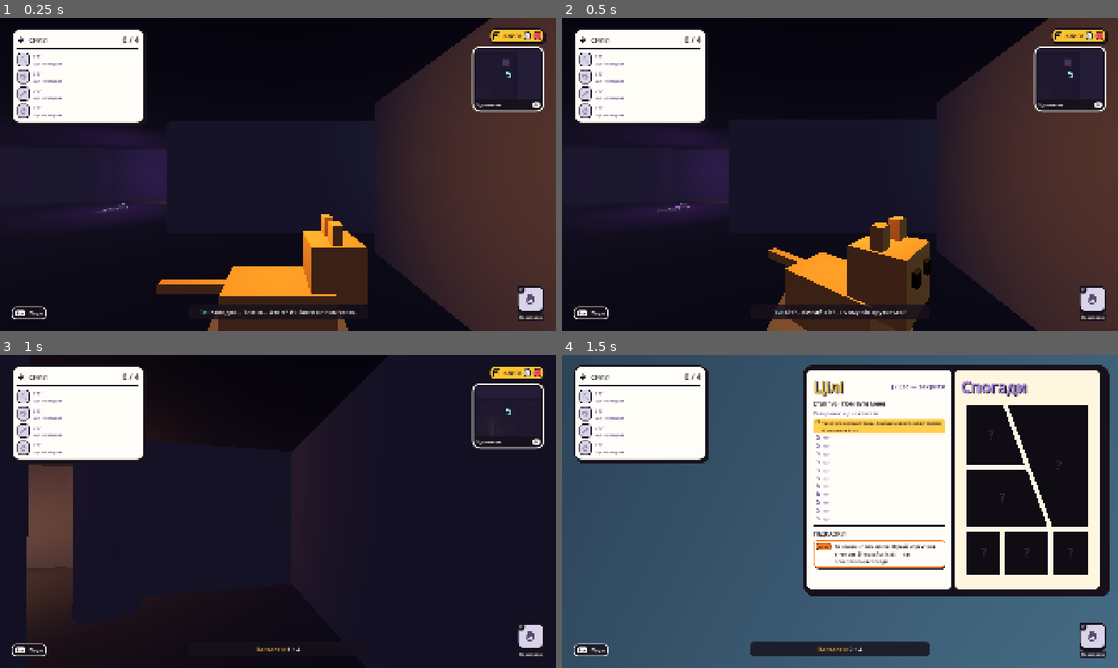
Above: before the commit, frames 1-4 (two rows, left to right).
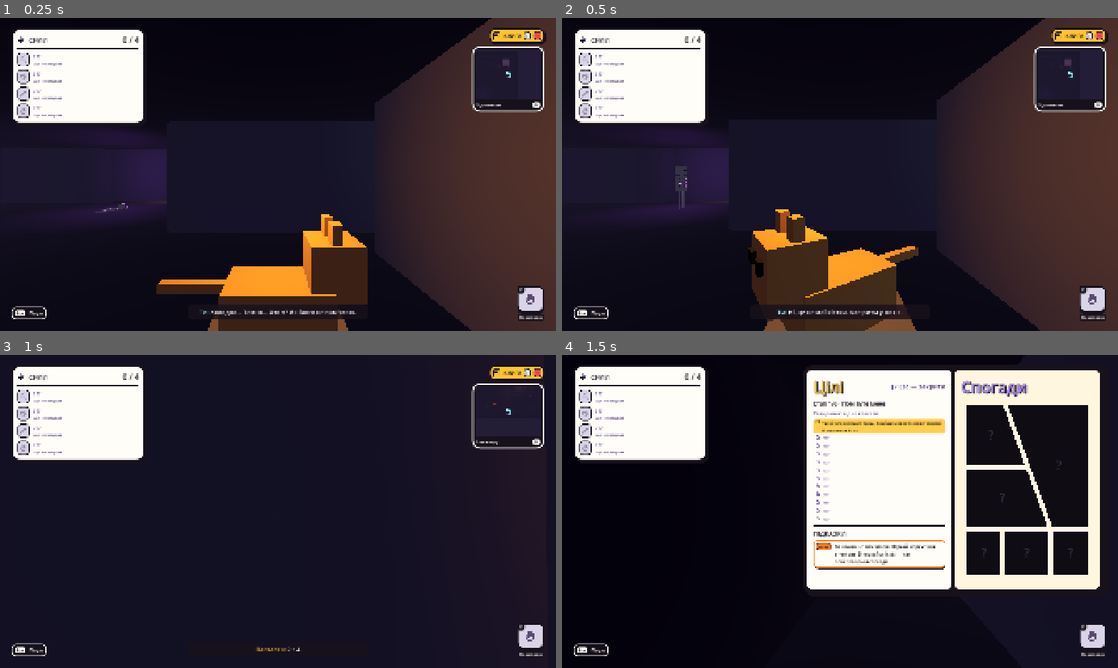
Above: after the commit, the same moments.

Repository: soulvad/halloween-game
Game: Godot game, scene res://tests/eggs_test.tscn
Two runs of this game, one before a commit and one after it. Both use one fixed random seed, a clock stepped at 60 frames per second and the inputs below. This scene is started directly instead of the project's main scene.
Inputs (mouse positions are in pixels of both pictures, inside the frame that each line leads up to):
- Up to frame 1 (0.25 s): no input
- Up to frame 2 (0.5 s): no input
- Up to frame 3 (1 s): tap Enter at 0.5 s; move the mouse to (305, 511) at 0.52 s; hold W (move_forward) from 0.53 s (still down); hold E (interact) from 0.53 s (still down); click (305, 511) at 0.67 s; tap Space at 0.77 s
- Up to frame 4 (1.5 s): keep holding W (move_forward); move the mouse to (812, 511) at 1.27 s; release E (interact) at 1.28 s; tap J (journal) at 1.35 s

Frame 1 is identical in both runs. In frame 2, 6.3% of the frame differs, in the area x 17-88%, y 0-100%; in frame 3, 4.0%; in frame 4, 50%, in the area x 0-100%, y 0-100%.

Commit message:
Easter eggs: real cat and skeleton sounds, 5 s dance
Co-Authored-By: Claude Opus 5.5 <noreply@anthropic.com>

Diff:
--- a/scripts/easter_eggs.gd
+++ b/scripts/easter_eggs.gd
@@ -18,7 +18,7 @@
 const CAT_SPIN := 7.0
 const CAT_DELAY := 2.0  ## seconds from E until the cat starts spinning
 const CAT_TOP := 0.8  ## the pedestal's height
-const DANCE_TIME := 18.0
+const DANCE_TIME := 5.0  ## the length of audio/eggs/skeleton.ogg
 const ROUTE: Array[Vector3] = [Vector3(0, 0, -2), Vector3(0, 0, 1.1), Vector3(-4, 0, 0.9), Vector3(-8.2, 0, 0.9), Vector3(-10, 0, 0.9)]
 const RAT_SPEED := 5.5
 const RAT_SCARE := 3.0
--- a/scripts/egg_audio.gd
+++ b/scripts/egg_audio.gd
@@ -3,7 +3,7 @@
 
 const RATE := 22050
 const DIR := "res://audio/eggs/"
-const LOOPED := ["skeleton"]  ## the cat's track plays once: it spins for exactly as long
+const LOOPED := []  ## every track plays once: the cat spins and the skeleton dances for its length
 const REST := 0.0
 ## Original tune, not any existing song: [Hz, beats]. A minor march for the dancing skeleton.
 const TUNE := [[440.0, 1], [523.25, 1], [659.25, 1], [523.25, 1], [587.33, 1], [698.46, 1], [659.25, 2],
Not shown, added: audio/eggs/cat.ogg.import
Not shown, added: audio/eggs/skeleton.ogg.import
Not shown, added: audio/CREDITS.md
Not shown, added: audio/eggs/cat.ogg
Not shown, added: audio/eggs/skeleton.ogg
Not shown, changed: docs/assets.md
